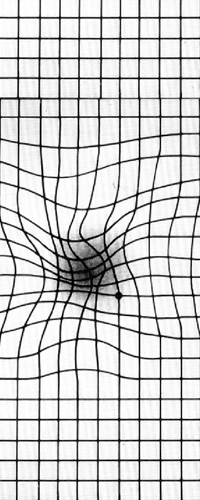
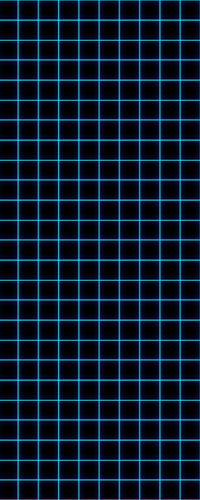
Revision of a layered 200×500 image; what changed, layer by layer:
added layer "Layer 14" above "Layer 13" over [0, 0, 200, 41]
added layer "Layer 13" above "Layer 12" over [0, 39, 200, 101]
added layer "Layer 12" above "Layer 11" over [0, 99, 200, 161]
added layer "Layer 11" above "Layer 10" over [0, 159, 200, 221]
added layer "Layer 10" above "Layer 9" over [0, 219, 200, 281]
added layer "Layer 9" above "Layer 8" over [0, 279, 200, 341]
added layer "Layer 8" above "Layer 7" over [0, 339, 200, 401]
added layer "Layer 7" above "Layer 4" over [0, 399, 200, 461]
showed "Layer 4", moved it above "Layer 2" over [0, 95, 200, 500]
hid "Layer 2" over [0, 99, 200, 500]
hid "Layer 3" over [0, 0, 200, 110]
